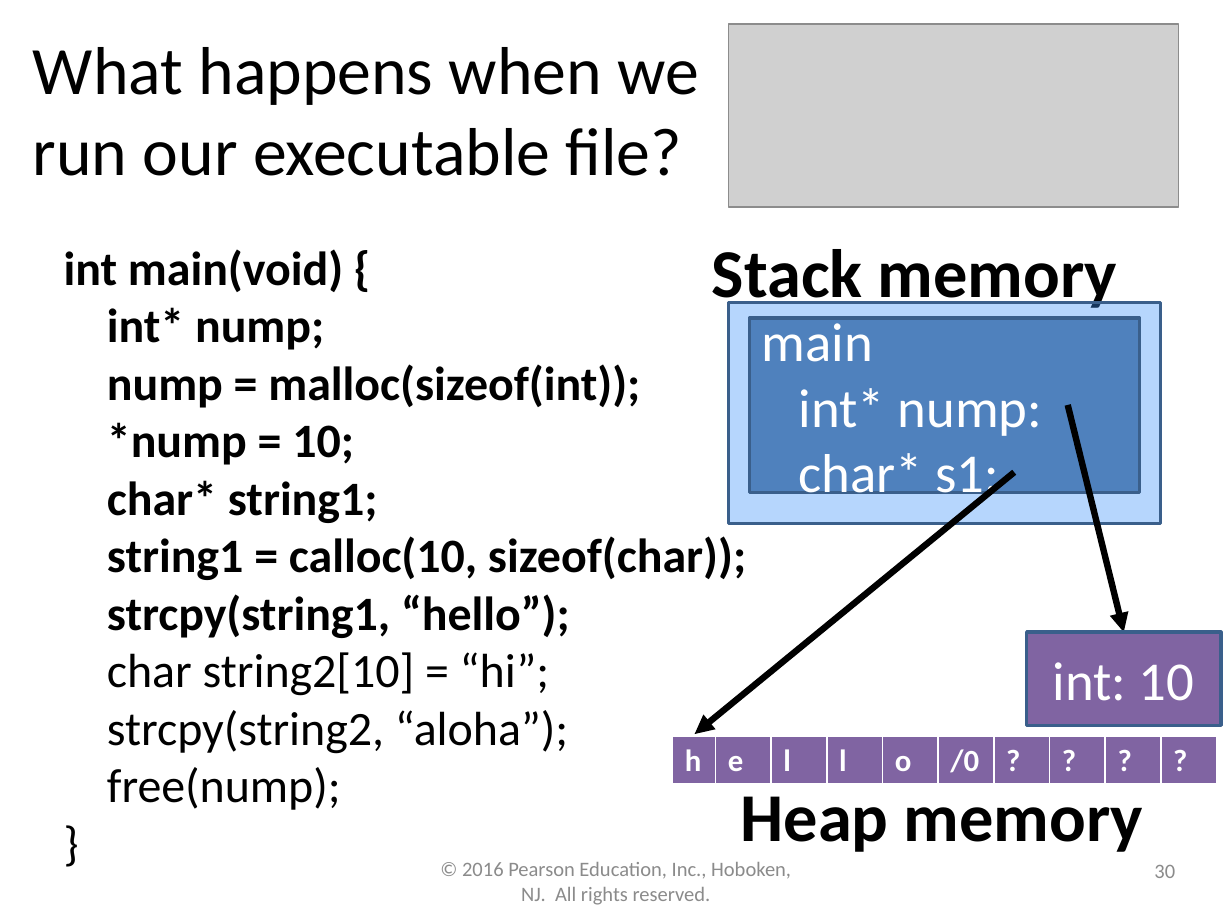
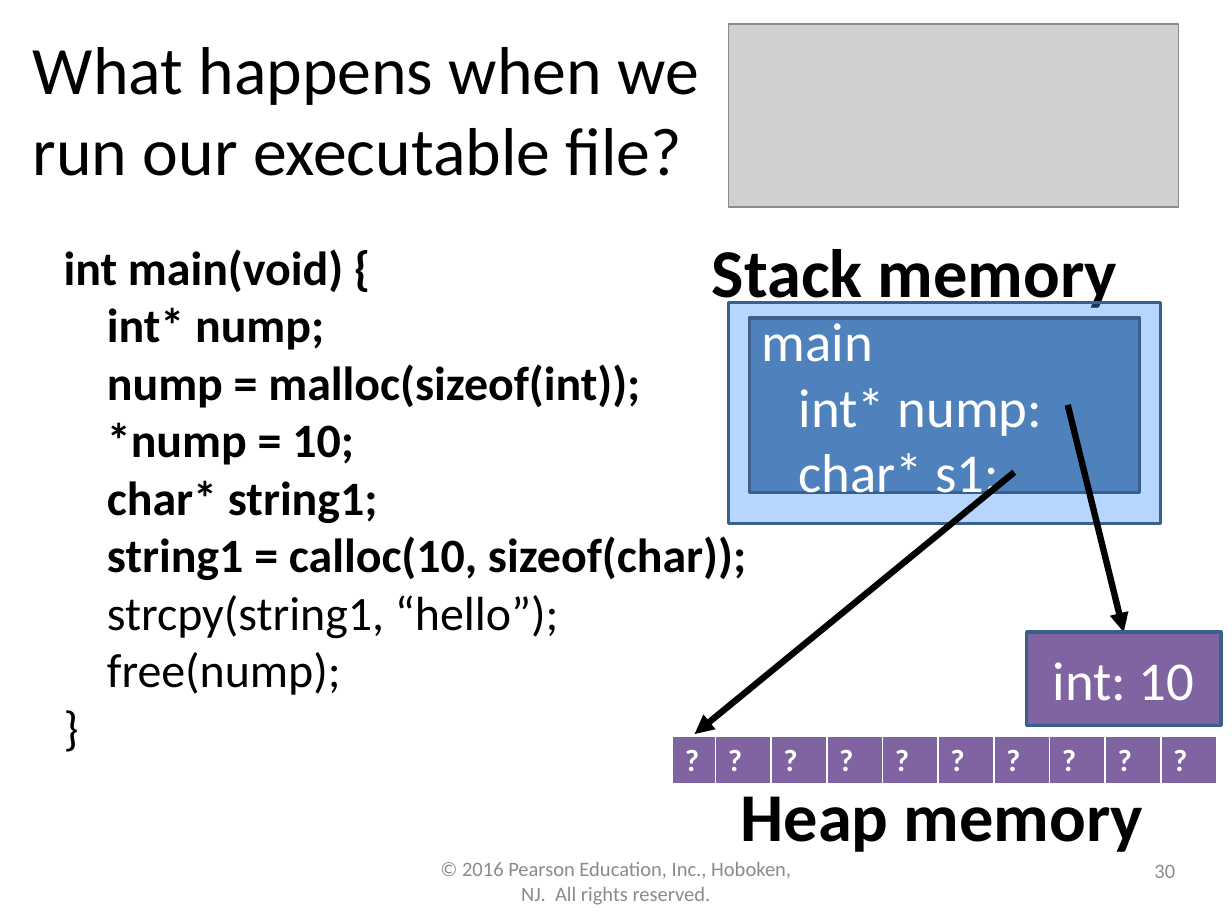
Before and after one commit to lgw2/lgw2.github.io, a slide deck: slide 30 of _teaching/csci112-fall-2023/lectures/ppts/Chapter13.pptx. Drawn at 1232x924 pixels with LibreOffice and Linux fonts; fonts in the diff are those of the drawing; grey boxes stand for pictures. Boxes give left, top, right and bottom in pixels: in the first picture for what was removed or moved away, otherwise in the second. Text is boxed around its words. In the diff, an @@ line names an element or a change of style, - is before the commit and + after.

```diff
--- a/_teaching/csci112-fall-2023/lectures/ppts/Chapter13.pptx
+++ b/_teaching/csci112-fall-2023/lectures/ppts/Chapter13.pptx
@@ text at (107, 595, 558, 639): bold off in "strcpy(string1, “hello”);" @@
@@ text at (107, 652, 568, 754): paragraphs removed @@
-char string2[10] = “hi”;
-strcpy(string2, “aloha”);
@@ table removed at (673, 736, 1215, 785), 1 rows, 10 columns @@
-h | e | l | l | o | /0 | ? | ? | ? | ?
@@ table added at (673, 736, 1215, 785), 1 rows, 10 columns @@
+? | ? | ? | ? | ? | ? | ? | ? | ? | ?
```
Also in this commit, not shown: 2 other slides changed, 2 other files.
